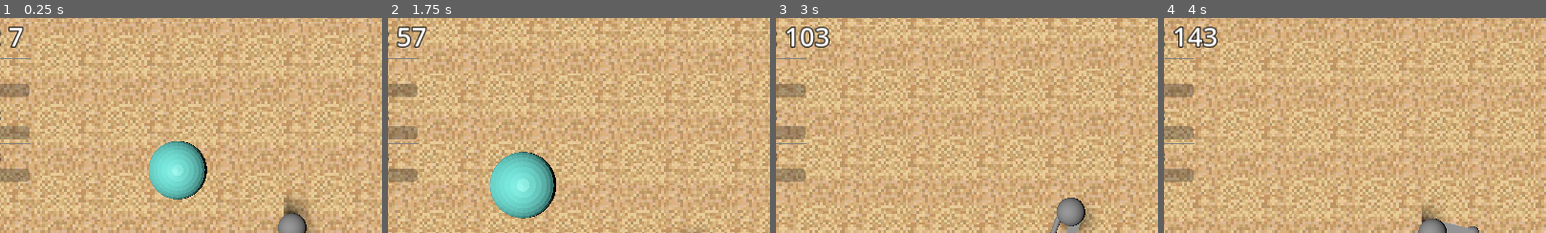
Above: before the commit, frames 1-4 (left to right).
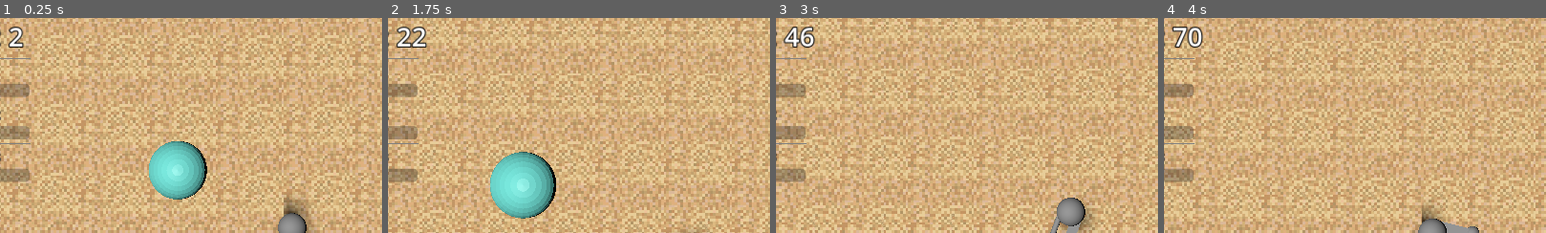
Above: after the commit, the same moments.

Repository: BlackBarman/GGJ_2025
Game: Godot game, scene res://Levels/level.tscn
Two runs of this game, one before a commit and one after it. Both use one fixed random seed, a clock stepped at 60 frames per second and the inputs below.
Inputs (mouse positions are % of the whole screen's width and height, from its top left):
- Up to frame 1 (0.25 s): no input
- Up to frame 2 (1.75 s): tap Enter (ui_accept) at 0.5, 0.77, 1.52 s; move the mouse to (72, 45) at 0.52 s; press the mouse at (72, 45) at 0.53 s; hold Right (ui_right) 0.53-1.28 s; move the mouse to (30, 55) at 1.27 s; release the mouse at (30, 55) at 1.28 s; hold Down (ui_down) from 1.28 s (still down); click (30, 55) at 1.35 s
- Up to frame 3 (3 s): move the mouse to (60, 28) at 2.02 s; release Down (ui_down) at 2.03 s; press the mouse at (60, 28) at 2.03 s; hold Right (ui_right) 2.03-2.78 s; move the mouse to (45, 70) at 2.77 s; release the mouse at (45, 70) at 2.78 s; hold Up (ui_up) from 2.78 s (still down); click (45, 70) at 2.85 s
- Up to frame 4 (4 s): tap Enter (ui_accept) at 3.02, 3.77 s; move the mouse to (80, 65) at 3.52 s; release Up (ui_up) at 3.53 s; press the mouse at (80, 65) at 3.53 s; hold Left (ui_left) from 3.53 s (still down)
The pictures show only the part of the screen within x 12-62%, y 0-50%; the shares and areas given below are measured in that part.

The runs differ from the first frame. In frame 1, 0.2% of the frame differs, in the area x 2-7%, y 4-14%; in frame 2, 0.5%; in frame 3, 0.8%; in frame 4, 0.9%, in the area x 2-14%, y 4-14%.

Commit message:
killing enemies with the bubble bullets adds to your score

Diff:
--- a/ggj_2025/Globals/signal_bus.gd
+++ b/ggj_2025/Globals/signal_bus.gd
@@ -6,3 +6,4 @@
 signal PlayerDied()
 signal MaxBubbleBulletsSet(bubble_bullets : int)
 signal PlayerHealthChanged(new_value : int, max_value : int)
+signal EnemyDiedInExplosion(enemy_score : int, enemy_position : Vector3)
--- a/ggj_2025/LevelIngredients/chase_enemy.gd
+++ b/ggj_2025/LevelIngredients/chase_enemy.gd
@@ -1,7 +1,8 @@
 extends CharacterBody3D
 @export var damage_to_bubble = 10
 @export var nav_speed = 2
-@export var follow_player =false
+@export var follow_player = false
+@export var enemy_base_score : float = 100
 var target_bubble = null
 @onready var nav_agent = $NavigationAgent3D
 var following_player=false
--- a/ggj_2025/Levels/level.gd
+++ b/ggj_2025/Levels/level.gd
@@ -8,11 +8,13 @@
 @export var base_score_per_second = 10.0
 @export var bubble_base_modifier = 1.0
 @export var bubble_bases : Array[BubbleBase]
+@export var enemy_score_popup : PackedScene
 
 # Called when the node enters the scene tree for the first time.
 func _ready() -> void:
 	SignalBus.BubbleBasePopped.connect(_bubble_base_popped)
 	SignalBus.PlayerDied.connect(_player_died)
+	SignalBus.EnemyDiedInExplosion.connect(_score_enemy_exploded)
 
 
 # Called every frame. 'delta' is the elapsed time since the previous frame.
@@ -22,10 +24,8 @@
 
 
 func _add_score(delta :float) -> void:
-	var basic_bubble_base_modifier : float
-	for i in bubble_bases:
-		basic_bubble_base_modifier += i.scale.x
-	score += (base_score_per_second*basic_bubble_base_modifier*bubble_base_modifier*delta)
+	score += (base_score_per_second*_calculate_bubble_score_modifier()*delta)
+
 
 func _bubble_base_popped(bubble_base: BubbleBase):
 	bubble_bases.erase(bubble_base)
@@ -36,3 +36,16 @@
 func _player_died():
 	game_over = true
 	$UserInterface._reveal_game_over_screen()
+
+func _calculate_bubble_score_modifier() -> float:
+	var basic_bubble_base_modifier : float = 1
+	for i in bubble_bases:
+		basic_bubble_base_modifier *= i.scale.x
+	return basic_bubble_base_modifier*bubble_base_modifier
+
+func _score_enemy_exploded(enemy_base_score : int, enemy_position : Vector3):
+	score += enemy_base_score*_calculate_bubble_score_modifier()
+	var pop_up = enemy_score_popup.instantiate() as EnemyScorePopUp
+	$UserInterface.add_child(pop_up)
+	pop_up._set_score(enemy_base_score*_calculate_bubble_score_modifier())
+	pop_up.world_position = enemy_position
--- a/ggj_2025/bubble_bullet.gd
+++ b/ggj_2025/bubble_bullet.gd
@@ -11,7 +11,7 @@
 @export var explosion_player_damage : int = 3
 @export var explosion_base_bubble_damage : float = 0.4
 
-@export var bullet_speed : float = 15
+@export var bullet_speed : float = 3
 
 var exploding = false
 
@@ -52,6 +52,8 @@
 func _on_explosion_area_area_entered(area: Area3D) -> void:
 	if exploding == true:
 		if area.is_in_group("EnemyCollisionGroup"):
+			print(area.get_owner().position)
+			SignalBus.EnemyDiedInExplosion.emit(area.get_owner().enemy_base_score, area.global_position)
 			area.get_owner()._die()
 		if area.is_in_group("BubbleBaseGroup"):
 			area.get_owner()._decrease_size(explosion_base_bubble_damage)
--- a/ggj_2025/bubble_bullet.tscn
+++ b/ggj_2025/bubble_bullet.tscn
@@ -34,7 +34,6 @@
 script = ExtResource("1_0s537")
 max_size = 10.0
 size_change_speed = 3.0
-bullet_speed = 1.5
 
 [node name="MeshInstance3D" type="MeshInstance3D" parent="."]
 mesh = SubResource("SphereMesh_lpc63")
--- /dev/null
+++ b/ggj_2025/enemy_score_popup.gd
@@ -0,0 +1,21 @@
+extends Control
+
+class_name EnemyScorePopUp
+
+var world_position = Vector3(0,0,0)
+
+# Called when the node enters the scene tree for the first time.
+func _ready() -> void:
+	pass # Replace with function body.
+
+func _process(delta: float) -> void:
+	var cam := get_viewport().get_camera_3d()
+	var pos_2d := cam.unproject_position(world_position)
+	global_position = pos_2d
+
+
+func _on_timer_timeout() -> void:
+	queue_free()
+
+func _set_score(score : int):
+	$Label.text = "+" + str(score)
--- /dev/null
+++ b/ggj_2025/enemy_score_popup.tscn
@@ -0,0 +1,32 @@
+[gd_scene load_steps=3 format=3 uid="uid://dcwk3euyqx3hg"]
+
+[ext_resource type="Script" path="res://enemy_score_popup.gd" id="1_76kbj"]
+[ext_resource type="AudioStream" uid="uid://carg6hwr0dwjl" path="res://Sounds/647977__cloud-10__8-bit-coin-or-power-up-fx-for-retro-video-games_shortened.wav" id="2_se5ka"]
+
+[node name="EnemyScorePopup" type="Control"]
+layout_mode = 3
+anchors_preset = 15
+anchor_right = 1.0
+anchor_bottom = 1.0
+grow_horizontal = 2
+grow_vertical = 2
+script = ExtResource("1_76kbj")
+
+[node name="Label" type="Label" parent="."]
+layout_mode = 0
+offset_right = 40.0
+offset_bottom = 23.0
+theme_override_colors/font_color = Color(1, 1, 1, 1)
+theme_override_colors/font_outline_color = Color(0.0179491, 0.0148254, 0.000412105, 1)
+theme_override_constants/outline_size = 4
+theme_override_font_sizes/font_size = 35
+text = "+0"
+
+[node name="Timer" type="Timer" parent="."]
+autostart = true
+
+[node name="AudioStreamPlayer" type="AudioStreamPlayer" parent="."]
+stream = ExtResource("2_se5ka")
+autoplay = true
+
+[connection signal="timeout" from="Timer" to="." method="_on_timer_timeout"]
Not shown, added: ggj_2025/Sounds/647977__cloud-10__8-bit-coin-or-power-up-fx-for-retro-video-games_shortened.wav.import
Not shown, changed: ggj_2025/Sounds/sound_attribution.txt
Not shown, added: ggj_2025/Sounds/647977__cloud-10__8-bit-coin-or-power-up-fx-for-retro-video-games_shortened.wav
